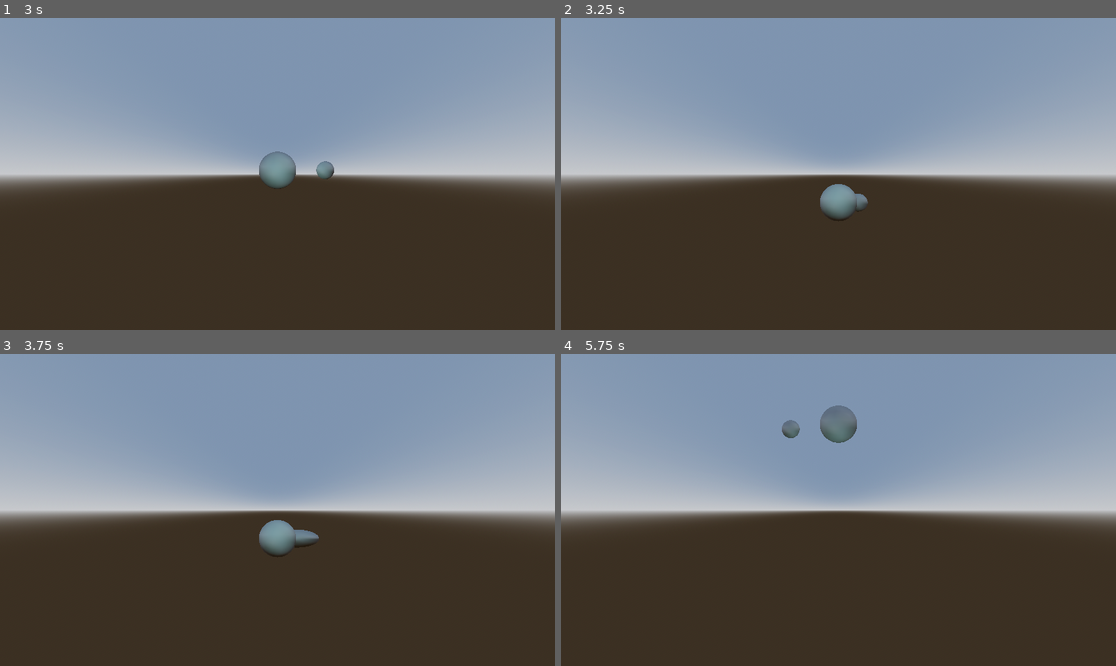
Above: before the commit, frames 1-4 (two rows, left to right).
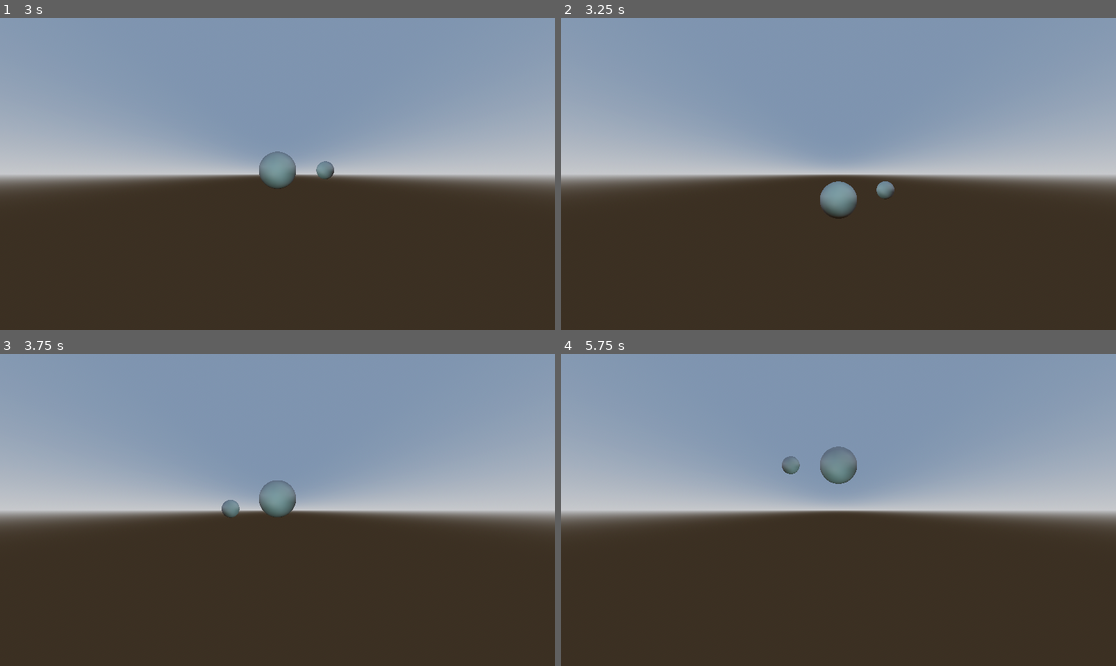
Above: after the commit, the same moments.

Repository: greenerino/godot-state-machine
Game: Godot game, scene res://example/world.tscn
Same seed, same stepped clock (60 frames per second), same inputs: the game is played once before the commit and once after it.
Inputs:
- Up to frame 1 (3 s): no input
- Up to frame 2 (3.25 s): no input
- Up to frame 3 (3.75 s): no input
- Up to frame 4 (5.75 s): no input

Frame 1 is identical in both runs. In frame 2, 0.3% of the frame differs, in the area x 46-61%, y 52-66%; in frame 3, 1.4%; in frame 4, 1.6%, in the area x 39-54%, y 16-42%.

Commit message:
Add ability to add transitions depending of the signal emitted from a state

Diff:
--- a/example/states/up_move_state.gd
+++ b/example/states/up_move_state.gd
@@ -1,4 +1,6 @@
 extends State
+
+signal timer_finished
 
 @export var actor: Node3D = null
 
@@ -19,4 +21,4 @@
 		actor.position.y += 2 * delta
 
 func _on_timer_timeout() -> void:
-	state_finished.emit()
+	timer_finished.emit()
--- a/example/world.tscn
+++ b/example/world.tscn
@@ -22,31 +22,25 @@
 
 [sub_resource type="SphereMesh" id="SphereMesh_2pnyi"]
 
-[sub_resource type="Resource" id="Resource_unw3q"]
+[sub_resource type="Resource" id="Resource_v3usk"]
 script = ExtResource("3_5ngmo")
 from = "DownMoveState"
 signal_name = &"state_finished"
-to = "GrowState"
-
-[sub_resource type="Resource" id="Resource_85drj"]
-script = ExtResource("3_5ngmo")
-from = "GrowState"
-signal_name = &"state_finished"
 to = "UpMoveState"
 
-[sub_resource type="Resource" id="Resource_sw3pp"]
+[sub_resource type="Resource" id="Resource_h7yei"]
 script = ExtResource("3_5ngmo")
 from = "UpMoveState"
-signal_name = &"state_finished"
+signal_name = &"timer_finished"
 to = "DownMoveState"
 
-[sub_resource type="Resource" id="Resource_64jik"]
+[sub_resource type="Resource" id="Resource_wy131"]
 script = ExtResource("3_vi1eu")
-transitions = Array[ExtResource("3_5ngmo")]([SubResource("Resource_unw3q"), SubResource("Resource_85drj"), SubResource("Resource_sw3pp")])
+transitions = Array[ExtResource("3_5ngmo")]([SubResource("Resource_v3usk"), SubResource("Resource_h7yei")])
 graph_coords = {
-"DownMoveState": Vector2(220, -80),
-"GrowState": Vector2(-80, -340),
-"UpMoveState": Vector2(420, -380)
+"DownMoveState": Vector2(-240, 240),
+"GrowState": Vector2(120, -100),
+"UpMoveState": Vector2(-240, -140)
 }
 
 [sub_resource type="SphereMesh" id="SphereMesh_sswm4"]
@@ -178,7 +172,7 @@
 unique_name_in_owner = true
 script = ExtResource("2_8d5o6")
 initial_state = NodePath("UpMoveState")
-delta_func = SubResource("Resource_64jik")
+delta_func = SubResource("Resource_wy131")
 
 [node name="UpMoveState" parent="Sphere/StateMachine" node_paths=PackedStringArray("actor", "animation_player") instance=ExtResource("3_dxpqm")]
 unique_name_in_owner = true
Not shown, changed: addons/editor/nodes/state_graph_node.gd
Not shown, changed: addons/editor/nodes/state_graph_node.tscn
Not shown, changed: addons/editor/state_machine_graph_edit.gd
Not shown, changed: addons/editor/state_machine_graph_edit.tscn
Not shown: 1 places in example/world.tscn that only renumber resources
